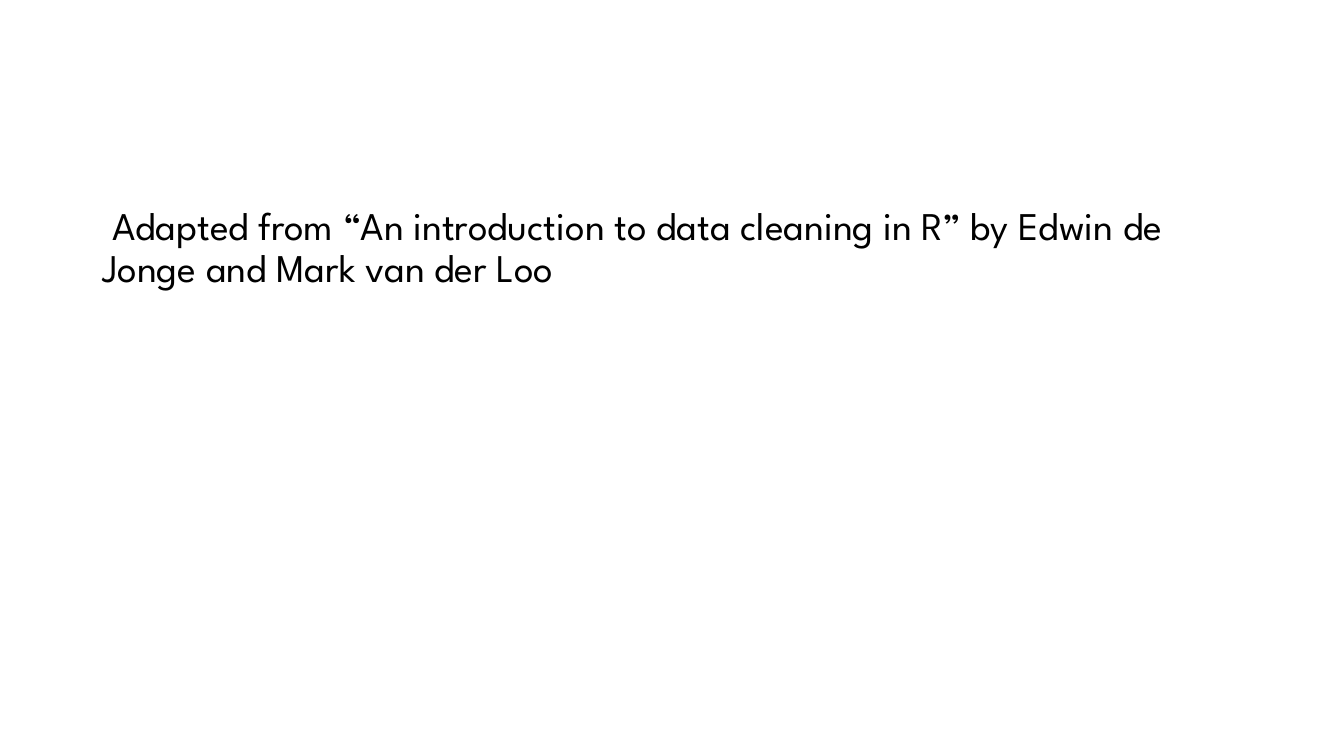
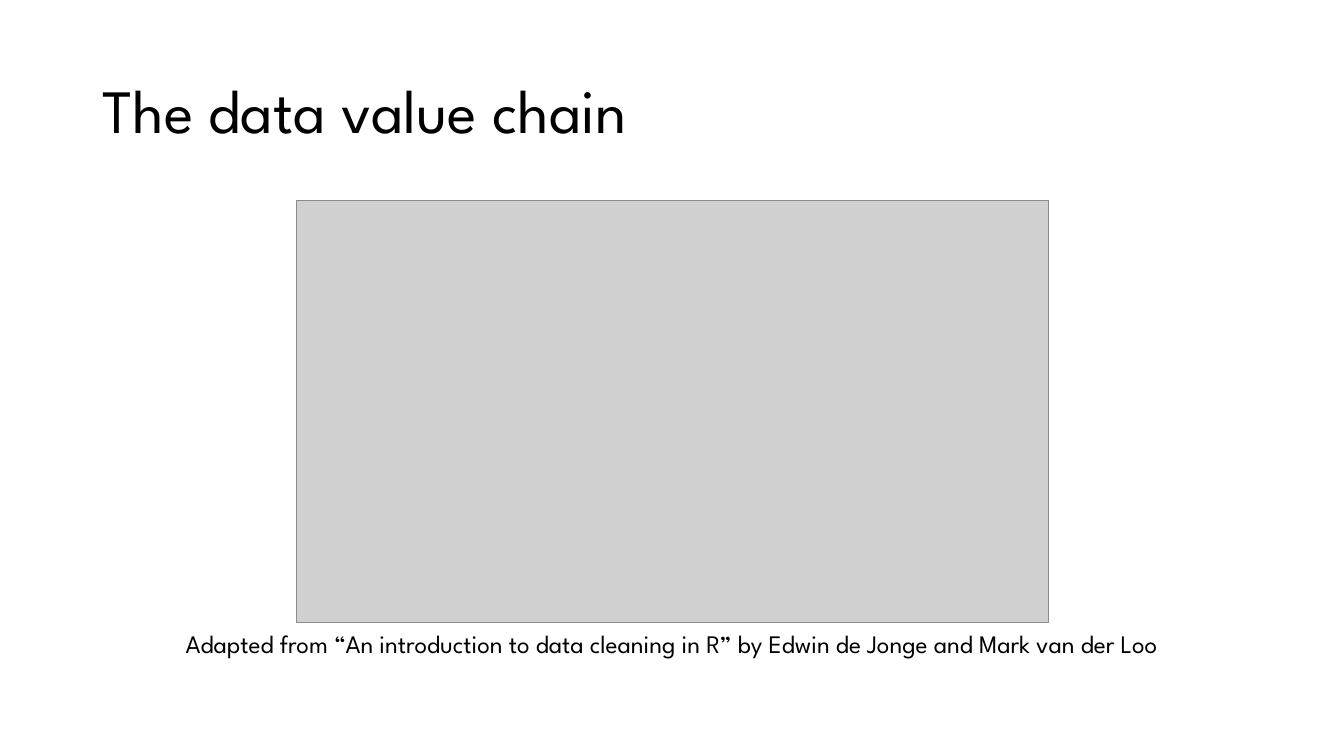
Before and after one commit to awalsh17/datacleaning_workshop, a slide deck: slide 4 of slides/1_datacleaning_workshop_slides.pptx (slide 5 before the commit). Drawn at 1344x756 pixels with LibreOffice and Linux fonts; fonts in the diff are those of the drawing; grey boxes stand for pictures; background and template pictures are left out. Boxes give left, top, right and bottom in pixels: in the first picture for what was removed or moved away, otherwise in the second. Text is boxed around its words. In the diff, an @@ line names an element or a change of style, - is before the commit and + after.

```diff
--- a/slides/1_datacleaning_workshop_slides.pptx
+++ b/slides/1_datacleaning_workshop_slides.pptx
@@ title added at [102, 90, 626, 134], 44 pt, text #000000 @@
+The data value chain
@@ picture added at [296, 201, 1049, 623] @@
@@ text "Adapted from “An introduction to ...": place and size @@
-text "Adapted from “An introduction to ..." at [102, 212, 1162, 291]
+text "Adapted from “An introduction to ..." at [186, 635, 1158, 659]
@@ text "Adapted from “An introduction to ..." at [186, 635, 1158, 659]: size 28 to 18 pt; alignment left to centre; line spacing 0.9 to 1; less space between paragraphs @@
```
Also in this commit, not shown: 3 other slides changed, 3 slides added, 1 slide removed, 9 other files.
